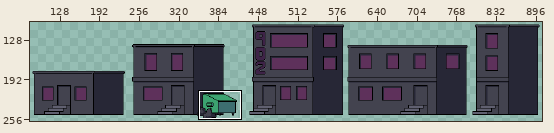
Two states of a pixel-art file, Assets/Aseprite Projects/Level/Apartments_Short.aseprite. Above: a wide view before the commit, with the close-up outlined.
Close-up. Old version:
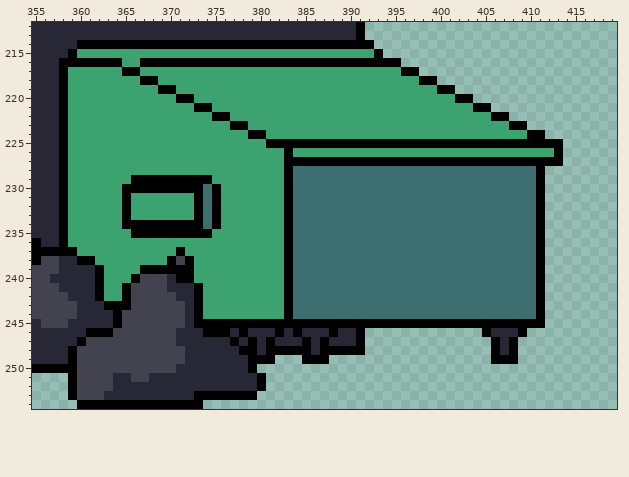
988x270 pixels, 1 frame. Shown: x 355..419, y 212..254. The wide view leaves out empty margins.
Once edited:
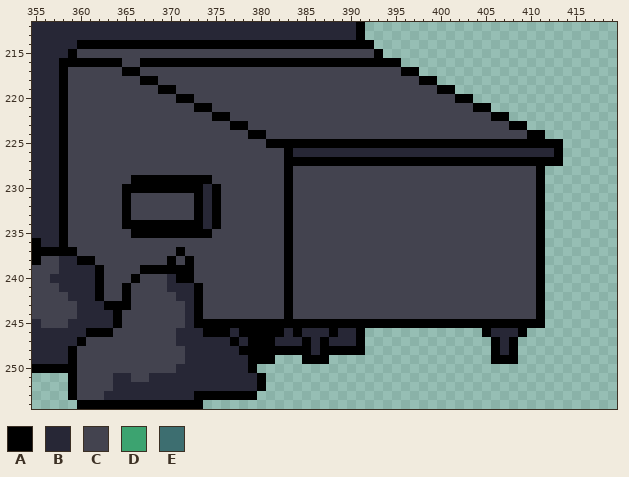
Palette (. is transparent): A #000000  B #272736  C #43434f  D #3ca370  E #3d6e70
Difference:
Layer "Dumpster":
y 215: x 360..392 DDDDDDDDDDDDDDDDDDDDDDDDDDDDDDDDD -> CCCCCCCCCCCCCCCCCCCCCCCCCCCCCCCCC
y 216: x 365..366 DD -> CC
y 217: x 359..364 DDDDDD -> CCCCCC; x 367..395 DDDDDDDDDDDDDDDDDDDDDDDDDDDDD -> CCCCCCCCCCCCCCCCCCCCCCCCCCCCC
y 218: x 359..366 DDDDDDDD -> CCCCCCCC; x 369..397 DDDDDDDDDDDDDDDDDDDDDDDDDDDDD -> CCCCCCCCCCCCCCCCCCCCCCCCCCCCC
y 219: x 359..368 DDDDDDDDDD -> CCCCCCCCCC; x 371..399 DDDDDDDDDDDDDDDDDDDDDDDDDDDDD -> CCCCCCCCCCCCCCCCCCCCCCCCCCCCC
y 220: x 359..370 DDDDDDDDDDDD -> CCCCCCCCCCCC; x 373..401 DDDDDDDDDDDDDDDDDDDDDDDDDDDDD -> CCCCCCCCCCCCCCCCCCCCCCCCCCCCC
y 221: x 359..372 DDDDDDDDDDDDDD -> CCCCCCCCCCCCCC; x 375..403 DDDDDDDDDDDDDDDDDDDDDDDDDDDDD -> CCCCCCCCCCCCCCCCCCCCCCCCCCCCC
y 222: x 359..374 DDDDDDDDDDDDDDDD -> CCCCCCCCCCCCCCCC; x 377..405 DDDDDDDDDDDDDDDDDDDDDDDDDDDDD -> CCCCCCCCCCCCCCCCCCCCCCCCCCCCC
y 223: x 359..376 DDDDDDDDDDDDDDDDDD -> CCCCCCCCCCCCCCCCCC; x 379..407 DDDDDDDDDDDDDDDDDDDDDDDDDDDDD -> CCCCCCCCCCCCCCCCCCCCCCCCCCCCC
y 224: x 359..378 DDDDDDDDDDDDDDDDDDDD -> CCCCCCCCCCCCCCCCCCCC; x 381..409 DDDDDDDDDDDDDDDDDDDDDDDDDDDDD -> CCCCCCCCCCCCCCCCCCCCCCCCCCCCC
y 225: x 359..380 DDDDDDDDDDDDDDDDDDDDDD -> CCCCCCCCCCCCCCCCCCCCCC
y 226: x 359..382 DDDDDDDDDDDDDDDDDDDDDDDD -> CCCCCCCCCCCCCCCCCCCCCCCC; x 384..412 DDDDDDDDDDDDDDDDDDDDDDDDDDDDD -> BBBBBBBBBBBBBBBBBBBBBBBBBBBBB
y 227: x 359..382 DDDDDDDDDDDDDDDDDDDDDDDD -> CCCCCCCCCCCCCCCCCCCCCCCC
y 228: x 359..382 DDDDDDDDDDDDDDDDDDDDDDDD -> CCCCCCCCCCCCCCCCCCCCCCCC; x 384..410 EEEEEEEEEEEEEEEEEEEEEEEEEEE -> CCCCCCCCCCCCCCCCCCCCCCCCCCC
y 229: x 359..365 DDDDDDD -> CCCCCCC; x 375..382 DDDDDDDD -> CCCCCCCC; x 384..410 EEEEEEEEEEEEEEEEEEEEEEEEEEE -> CCCCCCCCCCCCCCCCCCCCCCCCCCC
y 230: x 359..364 DDDDDD -> CCCCCC; x 374 E -> B; x 376..382 DDDDDDD -> CCCCCCC; x 384..410 EEEEEEEEEEEEEEEEEEEEEEEEEEE -> CCCCCCCCCCCCCCCCCCCCCCCCCCC
y 231..233: x 359..364 DDDDDD -> CCCCCC; x 366..372 DDDDDDD -> CCCCCCC; x 374 E -> B; x 376..382 DDDDDDD -> CCCCCCC; x 384..410 EEEEEEEEEEEEEEEEEEEEEEEEEEE -> CCCCCCCCCCCCCCCCCCCCCCCCCCC
y 234: x 359..364 DDDDDD -> CCCCCC; x 374 E -> B; x 376..382 DDDDDDD -> CCCCCCC; x 384..410 EEEEEEEEEEEEEEEEEEEEEEEEEEE -> CCCCCCCCCCCCCCCCCCCCCCCCCCC
y 235: x 359..365 DDDDDDD -> CCCCCCC; x 375..382 DDDDDDDD -> CCCCCCCC; x 384..410 EEEEEEEEEEEEEEEEEEEEEEEEEEE -> CCCCCCCCCCCCCCCCCCCCCCCCCCC
y 236: x 359..382 DDDDDDDDDDDDDDDDDDDDDDDD -> CCCCCCCCCCCCCCCCCCCCCCCC; x 384..410 EEEEEEEEEEEEEEEEEEEEEEEEEEE -> CCCCCCCCCCCCCCCCCCCCCCCCCCC
y 237: x 360..370 DDDDDDDDDDD -> CCCCCCCCCCC; x 372..382 DDDDDDDDDDD -> CCCCCCCCCCC; x 384..410 EEEEEEEEEEEEEEEEEEEEEEEEEEE -> CCCCCCCCCCCCCCCCCCCCCCCCCCC
y 238: x 362..369 DDDDDDDD -> CCCCCCCC; x 373..382 DDDDDDDDDD -> CCCCCCCCCC; x 384..410 EEEEEEEEEEEEEEEEEEEEEEEEEEE -> CCCCCCCCCCCCCCCCCCCCCCCCCCC
y 239: x 363..366 DDDD -> CCCC; x 373..382 DDDDDDDDDD -> CCCCCCCCCC; x 384..410 EEEEEEEEEEEEEEEEEEEEEEEEEEE -> CCCCCCCCCCCCCCCCCCCCCCCCCCC
y 240: x 363..365 DDD -> CCC; x 373..382 DDDDDDDDDD -> CCCCCCCCCC; x 384..410 EEEEEEEEEEEEEEEEEEEEEEEEEEE -> CCCCCCCCCCCCCCCCCCCCCCCCCCC
y 241..242: x 363..364 DD -> CC; x 374..382 DDDDDDDDD -> CCCCCCCCC; x 384..410 EEEEEEEEEEEEEEEEEEEEEEEEEEE -> CCCCCCCCCCCCCCCCCCCCCCCCCCC
y 243..244: x 374..382 DDDDDDDDD -> CCCCCCCCC; x 384..410 EEEEEEEEEEEEEEEEEEEEEEEEEEE -> CCCCCCCCCCCCCCCCCCCCCCCCCCC
y 246: x 379..381 BBB -> AAA
y 247..248: x 380 B -> A
